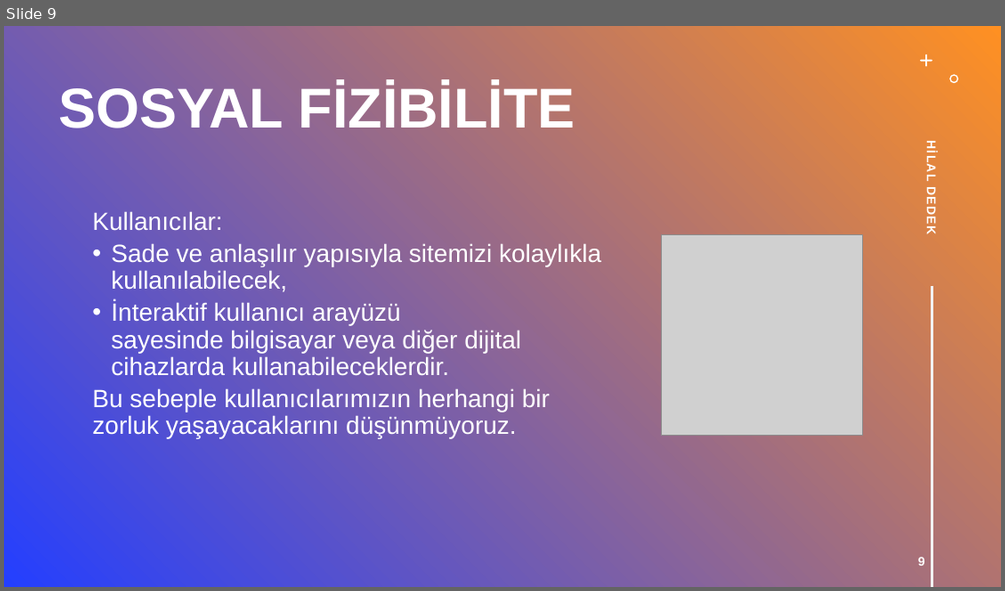
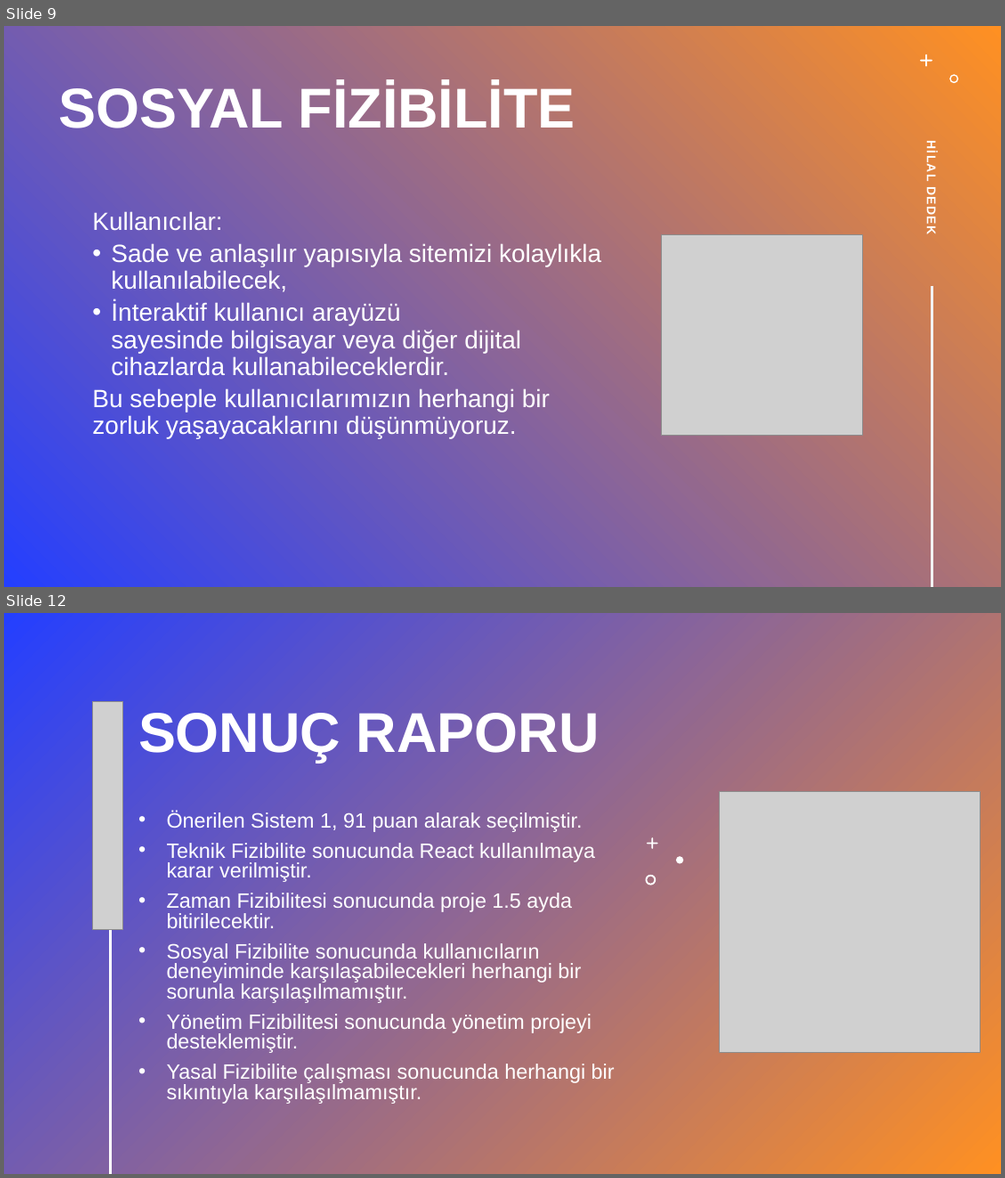
Before and after one commit to keserbaros1/EHOTEL, a slide deck: EHotel Fizibilite Sunumu.pptx. Shown one above the other, each under a label of ours: slide 9 before the commit, slides 9 and 12 after it; the slides between them are not shown. The pictures are 1005x591 and 1005x1178 pixels, drawn with LibreOffice and Linux fonts; fonts in the diff are those of the drawing; grey boxes stand for pictures. Boxes give left, top, right and bottom in pixels: in the first picture for what was removed or moved away, otherwise in the second. Text is boxed around its words. In the diff, an @@ line names an element or a change of style, - is before the commit and + after.

```diff
--- a/EHotel Fizibilite Sunumu.pptx
+++ b/EHotel Fizibilite Sunumu.pptx
@@ slide 12 added at box(4, 613, 1001, 1174), background gradient #243FFF to #FF9022 @@
@@ picture added at box(93, 701, 123, 929) @@
@@ title added at box(138, 713, 599, 763), 54 pt, text #FFFFFF, bold @@
+SONUÇ RAPORU
@@ picture added at box(719, 791, 979, 1052) @@
@@ subtitle added at box(167, 811, 615, 1103), 20 pt, text #FFFFFF @@
+• Önerilen Sistem 1, 91 puan alarak seçilmiştir.
+• Teknik Fizibilite sonucunda React kullanılmaya karar verilmiştir.
+• Zaman Fizibilitesi sonucunda proje 1.5 ayda bitirilecektir.
+• Sosyal Fizibilite sonucunda kullanıcıların deneyiminde karşılaşabilecekleri herhangi bir sorunla karşılaşılmamıştır.
+• Yönetim Fizibilitesi sonucunda yönetim projeyi desteklemiştir.
+• Yasal Fizibilite çalışması sonucunda herhangi bir sıkıntıyla karşılaşılmamıştır.
@@ freeform shape added at box(647, 837, 657, 849), fill #FFFFFF @@
@@ freeform shape added at box(646, 875, 656, 885), fill #FFFFFF @@
@@ freeform shape added at box(676, 856, 684, 863), fill #FFFFFF @@
@@ line added from (110, 899) to (110, 1173), #FFFFFF 2 pt @@
@@ slide 9 changed as well @@
@@ page number removed at box(918, 556, 925, 565) @@
-9
```
Also in this commit, not shown: 8 other slides changed, 3 other slides added, 3 slides removed, 1 other file.
